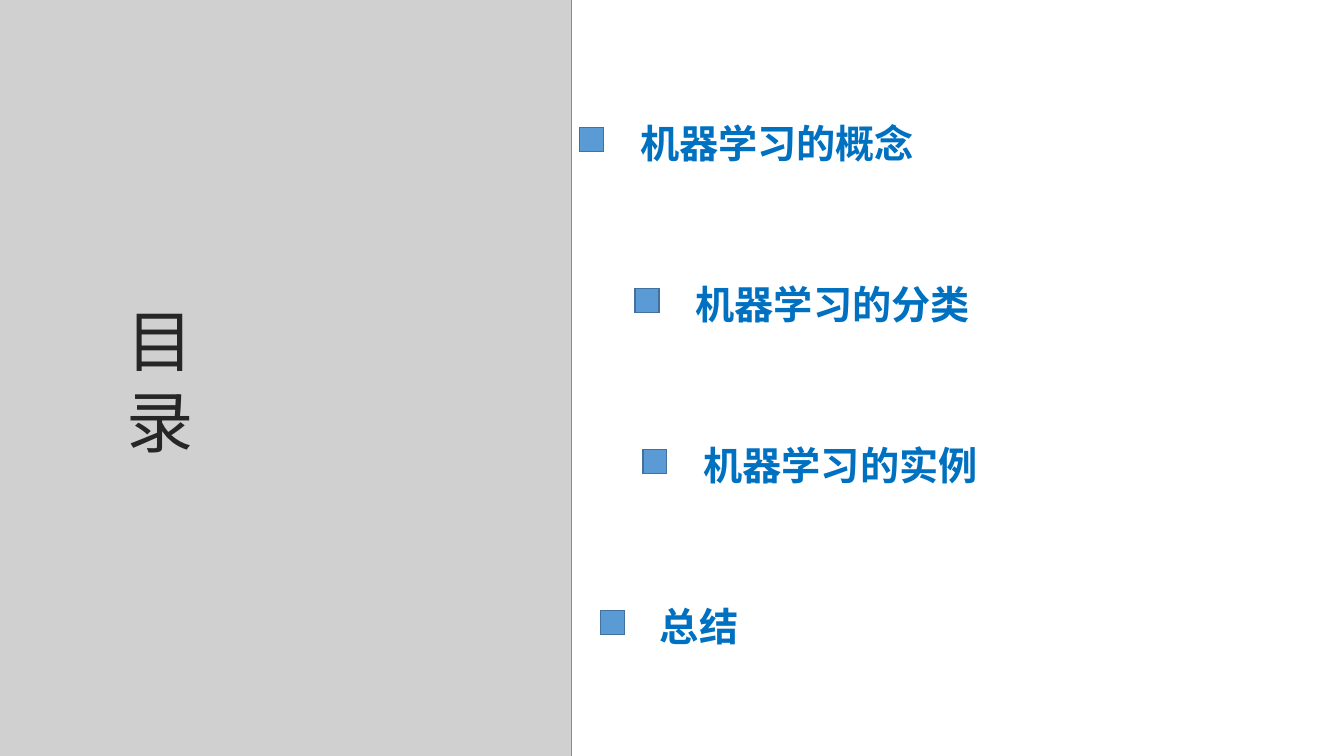
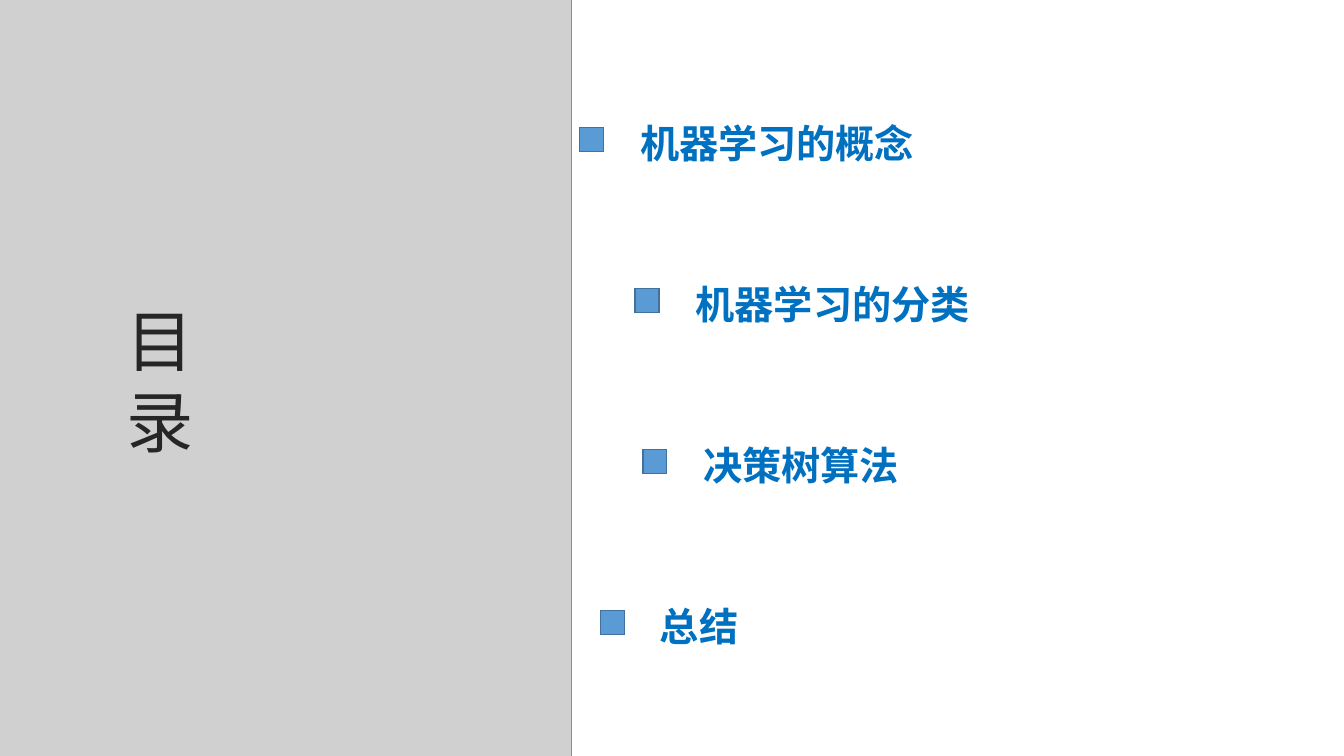
Before and after one commit to congcongshang/StudyNoteBook, a slide deck: slide 2 of 数学/机器学习.ppt. Drawn at 1344x756 pixels with LibreOffice and Linux fonts; fonts in the diff are those of the drawing; grey boxes stand for pictures. Boxes give left, top, right and bottom in pixels: in the first picture for what was removed or moved away, otherwise in the second. Text is boxed around its words. In the diff, an @@ line names an element or a change of style, - is before the commit and + after.

```diff
--- a/数学/机器学习.ppt
+++ b/数学/机器学习.ppt
@@ text at <box>703,446,899,484</box>: text changed @@
-机器学习的实例
+决策树算法
```
Also in this commit, not shown: 5 other slides changed, 1 slide removed, 1 other file.
